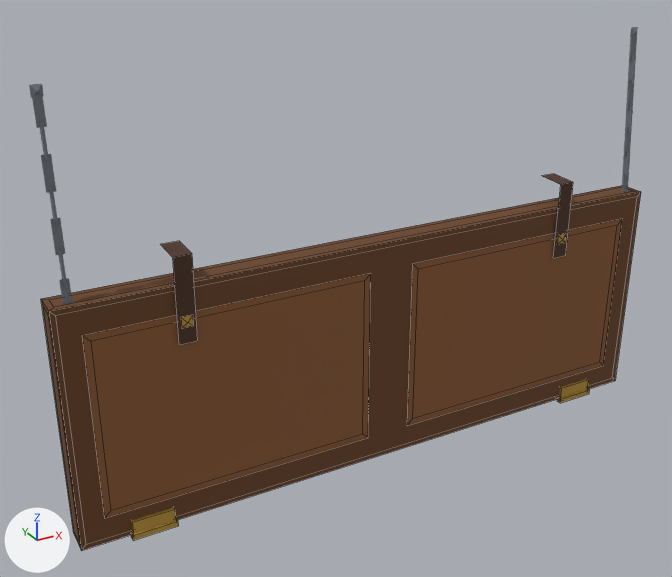
Renders of the Blender file assets/models/folded_berth_190/folded_berth_190.blend from each side of a commit.
Rendered twice from a camera (50 mm lens) standing at (-1.32, -2.15, 2.05) and looking at (-0.14, 0.0, 0.97). The axes (+X, +Y, +Z) are drawn at lower left. The lights are the same throughout. The picture after the commit comes second. Mesh edges are drawn as thin lines on the coarser meshes.

In view in the first picture: 'brass', 'frame', 'leather', 'steel', 'teak'.
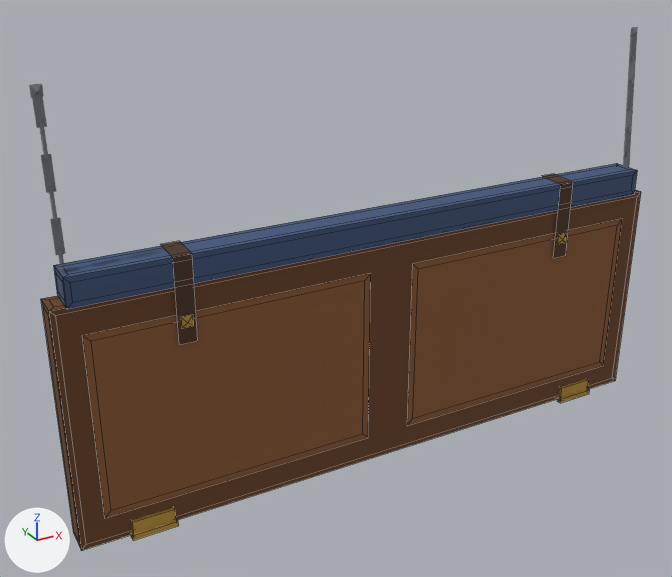
What differs and where, as boxes [x1, y1, x2, y2] in the pictures (672 x 577 px):
'bedding', added (dark blue)
    after: [54, 163, 637, 309]

The change, as a list of edits to the scene's bpy script:
```text
Add mat_blanket:
    mat_blanket = principled_material('blanket')
    mat_blanket.base_color = (0.0529, 0.0908, 0.195)  # dark blue #41557a
    mat_blanket.roughness = 0.9
Add me_bedding:
    me_bedding.from_pydata(...)  # 24 vertices, 20 faces; spans x -0.91..0.91, y -0.09..0.0, z 1.12..1.2
    me_bedding.polygons.foreach_set('use_smooth', [True] * 20)
    me_bedding.materials.append(mat_blanket)  # dark blue #41557a
Add ob_bedding:
    ob_bedding = bpy.data.objects.new('bedding', me_bedding)
    ob_bedding.location = (0.0, 0.0, 0.0)
```
